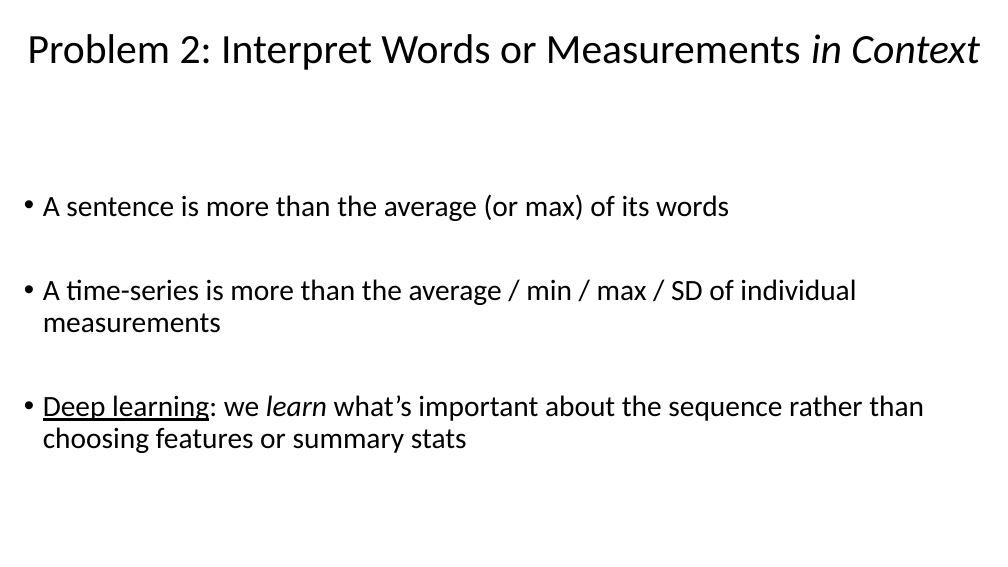
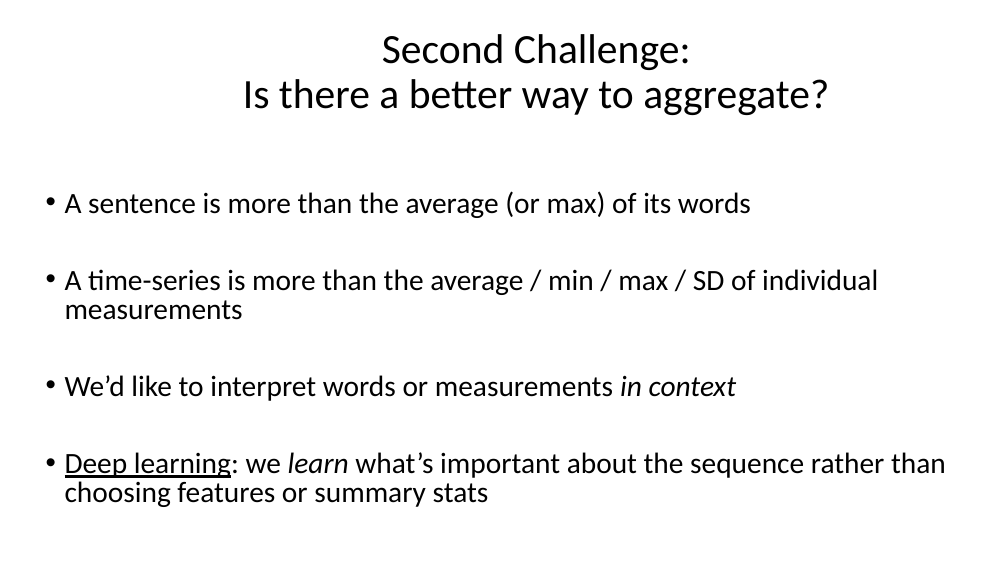
Before and after one commit to mengelhard/bsrt_ml4h, a slide deck: slide 22 of lectures/al12.pptx. Drawn at 1008x567 pixels with LibreOffice and Linux fonts; fonts in the diff are those of the drawing. Boxes give left, top, right and bottom in pixels: in the first picture for what was removed or moved away, otherwise in the second. Text is boxed around its words. In the diff, an @@ line names an element or a change of style, - is before the commit and + after.

```diff
--- a/lectures/al12.pptx
+++ b/lectures/al12.pptx
@@ title at box(243, 34, 829, 115): text changed @@
-Problem 2: Interpret Words or Measurements in Context
+Second Challenge:
+Is there a better way to aggregate?
@@ text "A sentence is more than ...": place and size @@
-text "A sentence is more than ..." at box(43, 194, 924, 453)
+text "A sentence is more than ..." at box(65, 191, 946, 507)
@@ text at box(65, 191, 946, 507): line spacing 0.9 to 0.8 @@
@@ text at box(65, 375, 737, 401): paragraph added @@
+• We’d like to interpret words or measurements in context
```
Also in this commit, not shown: 2 other slides changed, 1 slide added, 1 other file.
